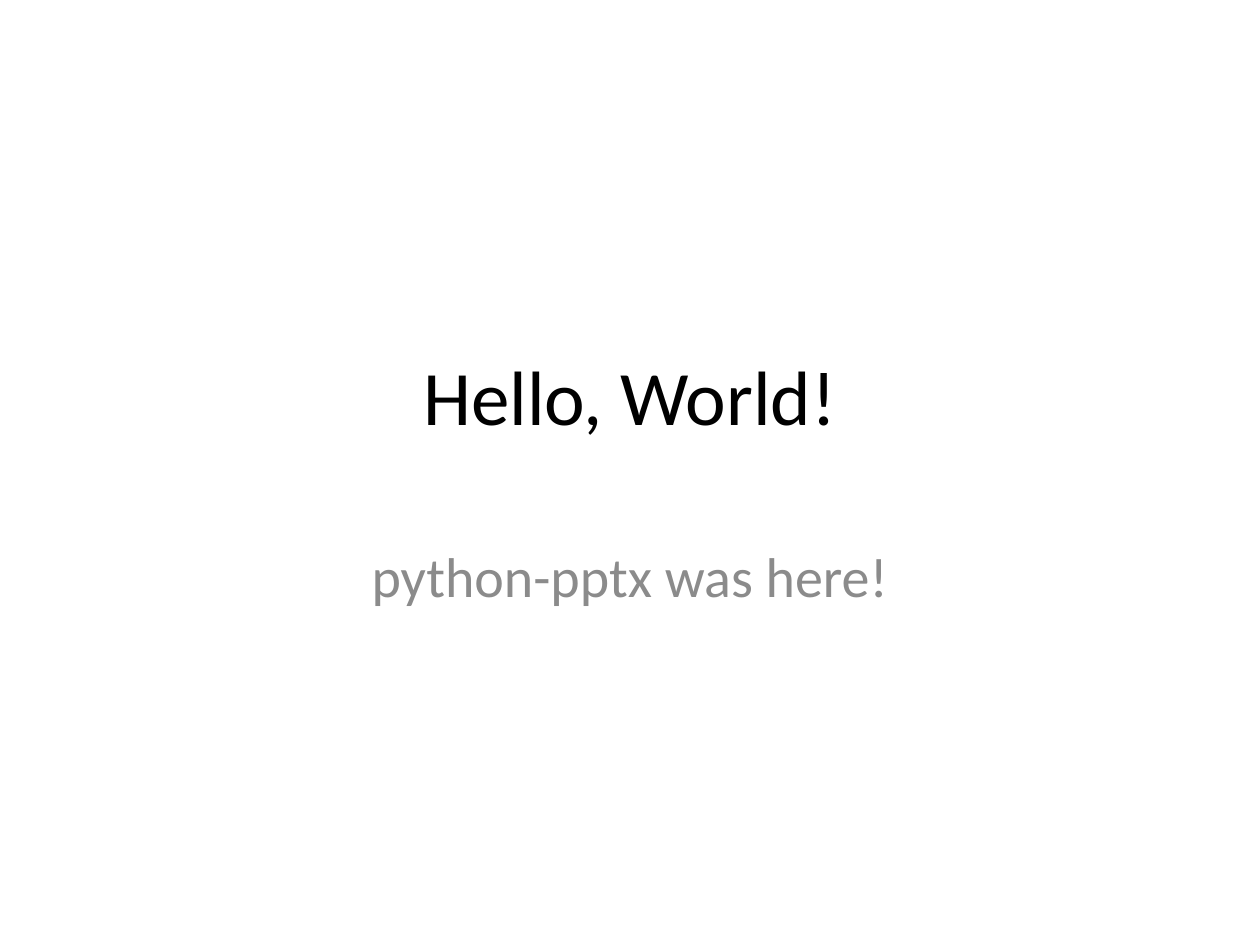
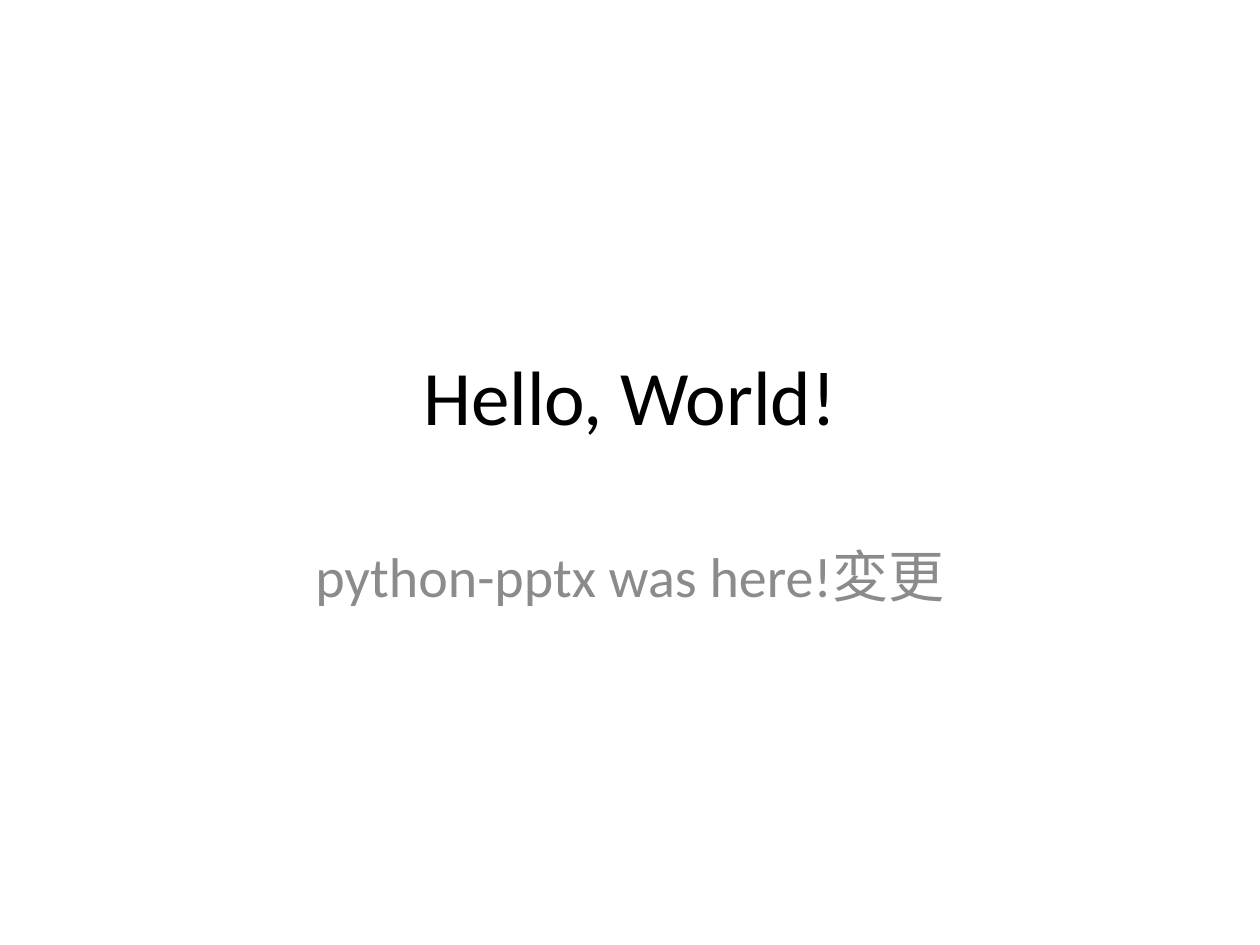
Before and after one commit to myao9494/MS_office_python, a slide deck: slide 1 of test.pptx. Drawn at 1260x945 pixels with LibreOffice and Linux fonts; fonts in the diff are those of the drawing. Boxes give left, top, right and bottom in pixels: in the first picture for what was removed or moved away, otherwise in the second. Text is boxed around its words. In the diff, an @@ line names an element or a change of style, - is before the commit and + after.

```diff
--- a/test.pptx
+++ b/test.pptx
@@ subtitle at [315,550,945,606]: text changed @@
-python-pptx was here!
+python-pptx was here!変更
```
Also in this commit, not shown: 7 slides added, 5 other files.
